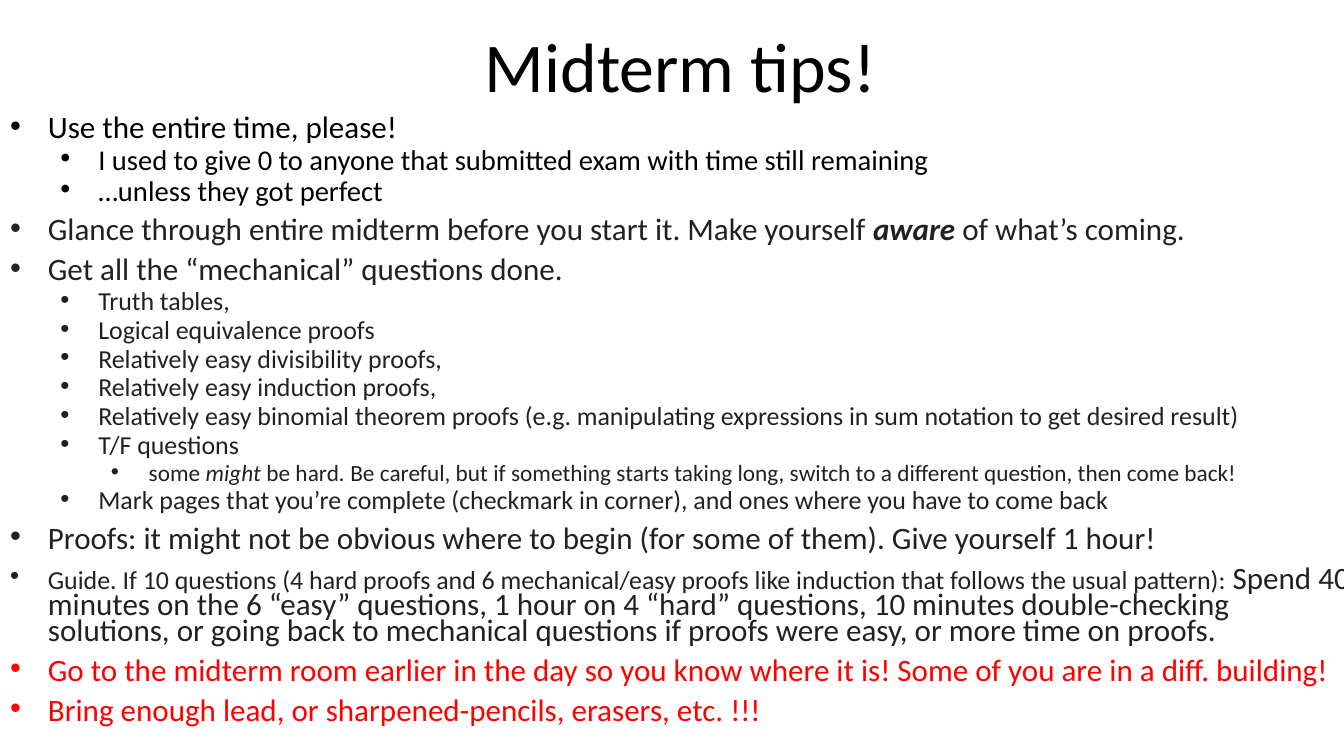
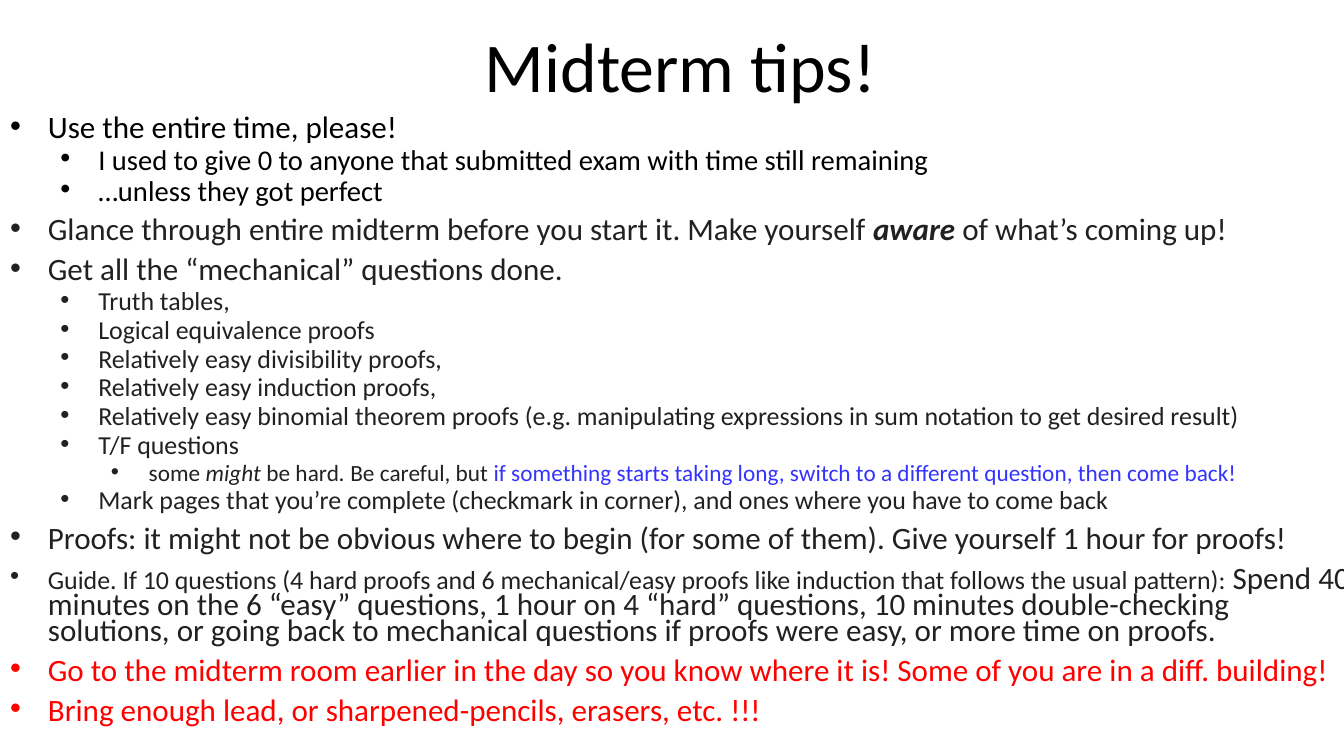
Before and after one commit to ndattani/Lecture_Notes, a slide deck: slide 2 of University_of_Waterloo/Fall_2021/MATH135/UW_Fall2021_MATH135_Lecture14.pptx. Drawn at 1344x756 pixels with LibreOffice and Linux fonts; fonts in the diff are those of the drawing. Boxes give left, top, right and bottom in pixels: in the first picture for what was removed or moved away, otherwise in the second. Text is boxed around its words. In the diff, an @@ line names an element or a change of style, - is before the commit and + after.

```diff
--- a/University_of_Waterloo/Fall_2021/MATH135/UW_Fall2021_MATH135_Lecture14.pptx
+++ b/University_of_Waterloo/Fall_2021/MATH135/UW_Fall2021_MATH135_Lecture14.pptx
@@ subtitle at (x1=48, y1=218, x2=1227, y2=246): text changed @@
-• Glance through entire midterm before you start it. Make yourself aware of what’s coming.
+• Glance through entire midterm before you start it. Make yourself aware of what’s coming up!
@@ subtitle at (x1=149, y1=465, x2=1236, y2=485): text colour #202122 to #3333FF in "if something starts taking long, switch to ..." @@
@@ subtitle at (x1=48, y1=526, x2=1286, y2=555): text changed @@
-• Proofs: it might not be obvious where to begin (for some of them). Give yourself 1 hour!
+• Proofs: it might not be obvious where to begin (for some of them). Give yourself 1 hour for proofs!
```
Also in this commit, not shown: 3 other slides changed, 5 slides removed, 1 other file.
